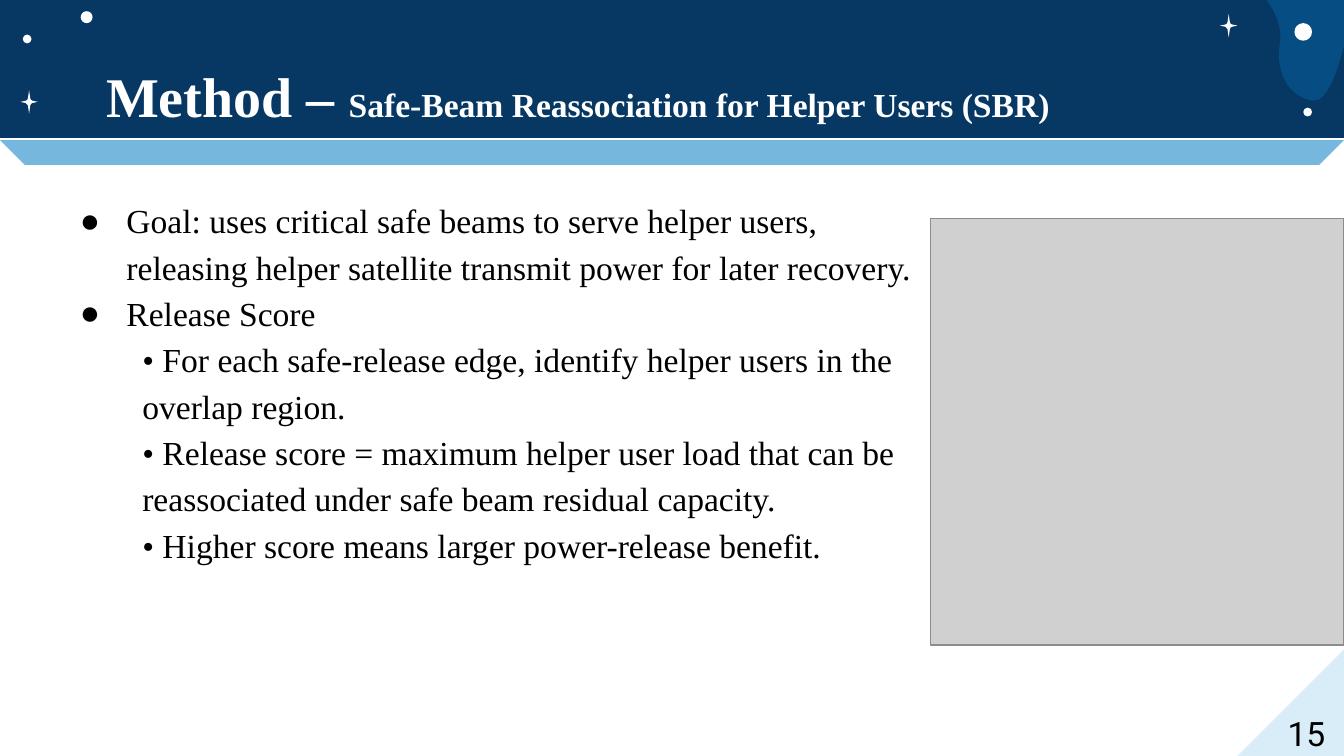
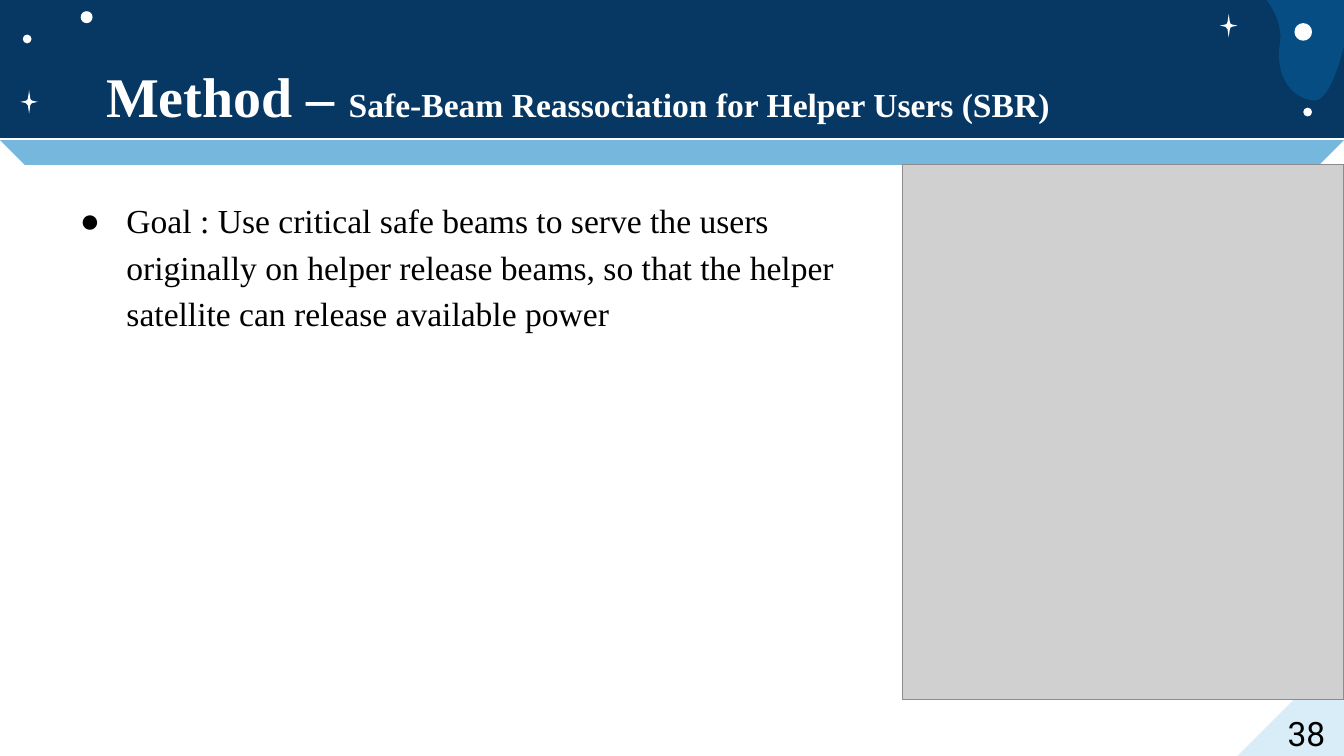
Before and after one commit to jacky9111/jacky_code, a slide deck: slide 38 of jacky_code/口試投影片.pptx (slide 15 before the commit). Drawn at 1344x756 pixels with LibreOffice and Linux fonts; fonts in the diff are those of the drawing; grey boxes stand for pictures. Boxes give left, top, right and bottom in pixels: in the first picture for what was removed or moved away, otherwise in the second. Text is boxed around its words. In the diff, an @@ line names an element or a change of style, - is before the commit and + after.

```diff
--- a/jacky_code/口試投影片.pptx
+++ b/jacky_code/口試投影片.pptx
@@ picture: place and size @@
-picture at (930, 219, 1344, 645)
+picture at (903, 164, 1344, 699)
@@ text at (126, 209, 834, 333): text changed @@
-● Goal: uses critical safe beams to serve helper users, releasing helper satellite transmit power for later recovery.
-● Release Score
-  • For each safe-release edge, identify helper users in the overlap region.
-  • Release score = maximum helper user load that can be reassociated under safe beam residual capacity.
-  • Higher score means larger power-release benefit.
+● Goal : Use critical safe beams to serve the users originally on helper release beams, so that the helper satellite can release available power
@@ page number at (1288, 721, 1326, 747): text changed @@
-15
+38
```
Also in this commit, not shown: 12 other slides changed, 36 slides added, 42 other files.
